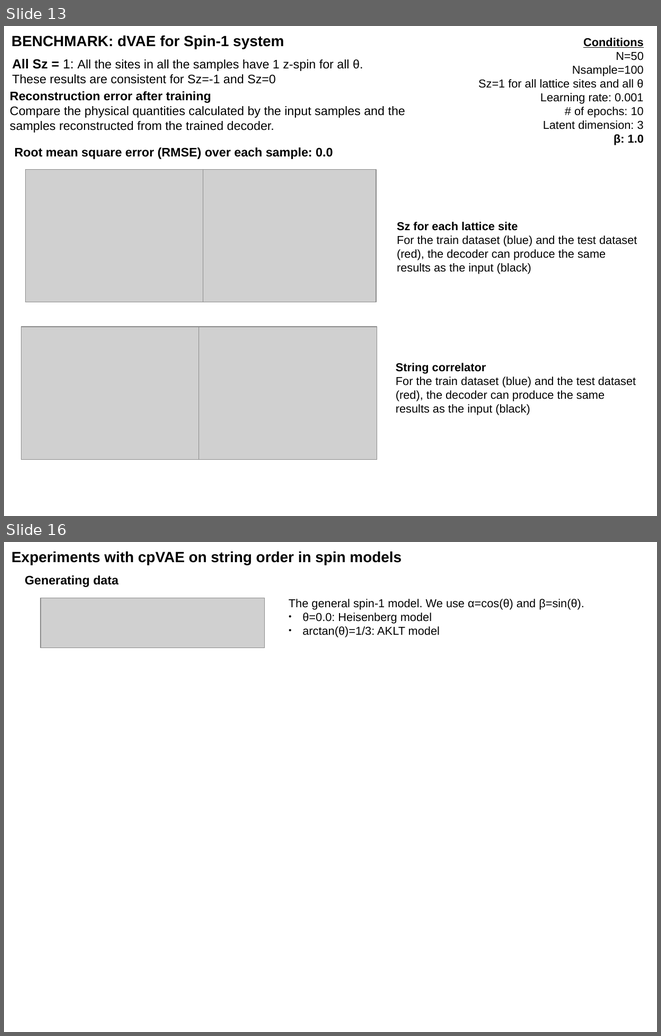
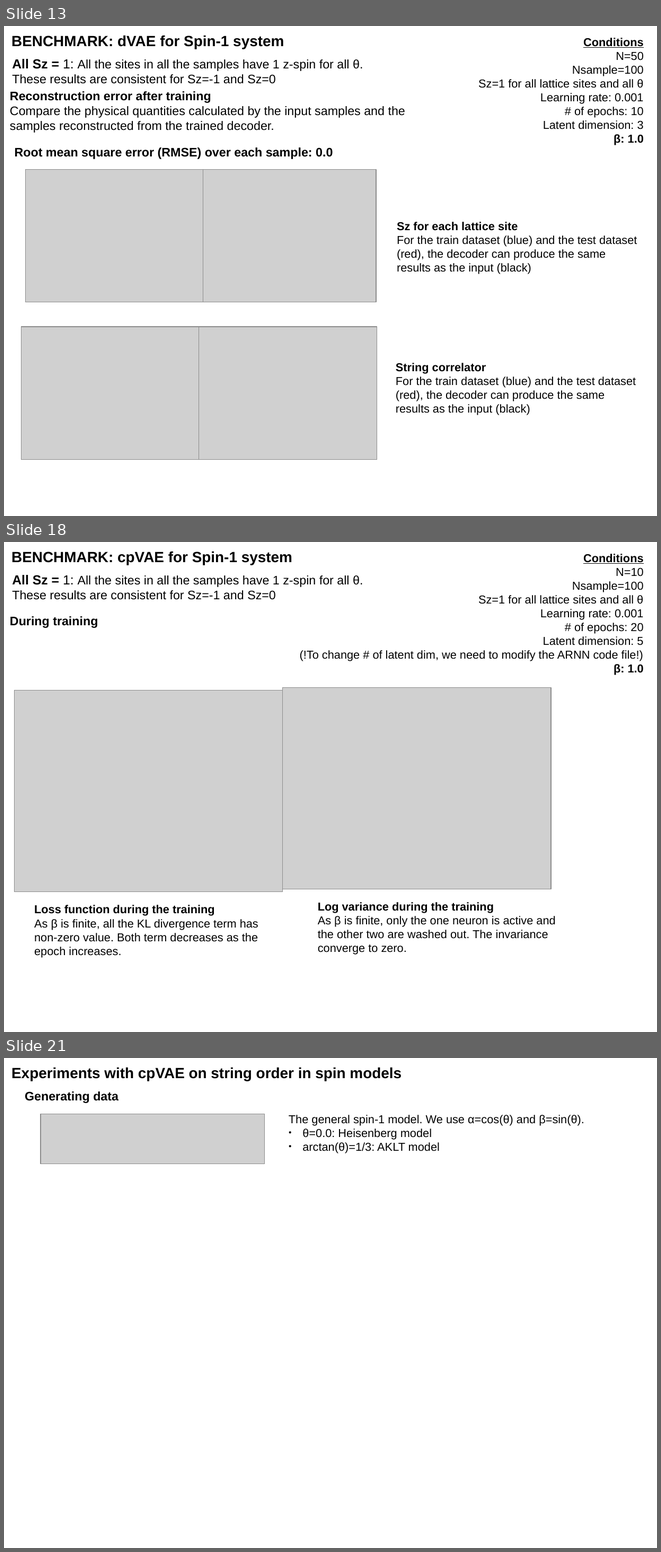
Before and after one commit to YumaAL/pcVAE, a slide deck: slide.odp. Shown one above the other, each under a label of ours: slides 13 and 16 before the commit, slides 13, 18 and 21 after it; the slides between them are not shown. The pictures are 661x1036 and 661x1552 pixels, drawn with LibreOffice and Linux fonts; fonts in the diff are those of the drawing; grey boxes stand for pictures. Boxes give left, top, right and bottom in pixels: in the first picture for what was removed or moved away, otherwise in the second. Text is boxed around its words. In the diff, an @@ line names an element or a change of style, - is before the commit and + after.

Commit message:
cpVAE is benchmarked with product states

```diff
--- a/slide.odp
+++ b/slide.odp
@@ slide 18 added at <box>4,542,657,1032</box>, background #FFFFFF @@
@@ text added at <box>11,551,292,565</box>, 18 pt, text #000000, bold @@
+BENCHMARK: cpVAE for Spin-1 system
@@ text added at <box>300,554,644,675</box>, 14 pt, text #000000 @@
+Conditions
+N=10
+Nsample=100
+Sz=1 for all lattice sites and all θ
+Learning rate: 0.001
+# of epochs: 20
+Latent dimension: 5
+(!To change # of latent dim, we need to modify the ARNN code file!)
+β: 1.0
@@ text added at <box>12,575,363,600</box>, 15 pt, text #000000 @@
+All Sz = 1: All the sites in all the samples have 1 z-spin for all θ.
+These results are consistent for Sz=-1 and Sz=0
@@ text added at <box>10,616,98,628</box>, 15 pt, text #000000, bold @@
+During training
@@ picture added at <box>15,690,283,892</box> @@
@@ picture added at <box>283,688,551,889</box> @@
@@ text added at <box>34,905,258,958</box>, 14 pt, text #000000 @@
+Loss function during the training
+As β is finite, all the KL divergence term has non-zero value. Both term decreases as the epoch increases.
@@ text added at <box>318,902,555,954</box>, 14 pt, text #000000 @@
+Log variance during the training
+As β is finite, only the one neuron is active and the other two are washed out. The invariance converge to zero.
@@ what was slide 16 is now slide 21 @@
```
Also in this commit, not shown: 4 slides changed, 5 other slides added, 2 other files.
